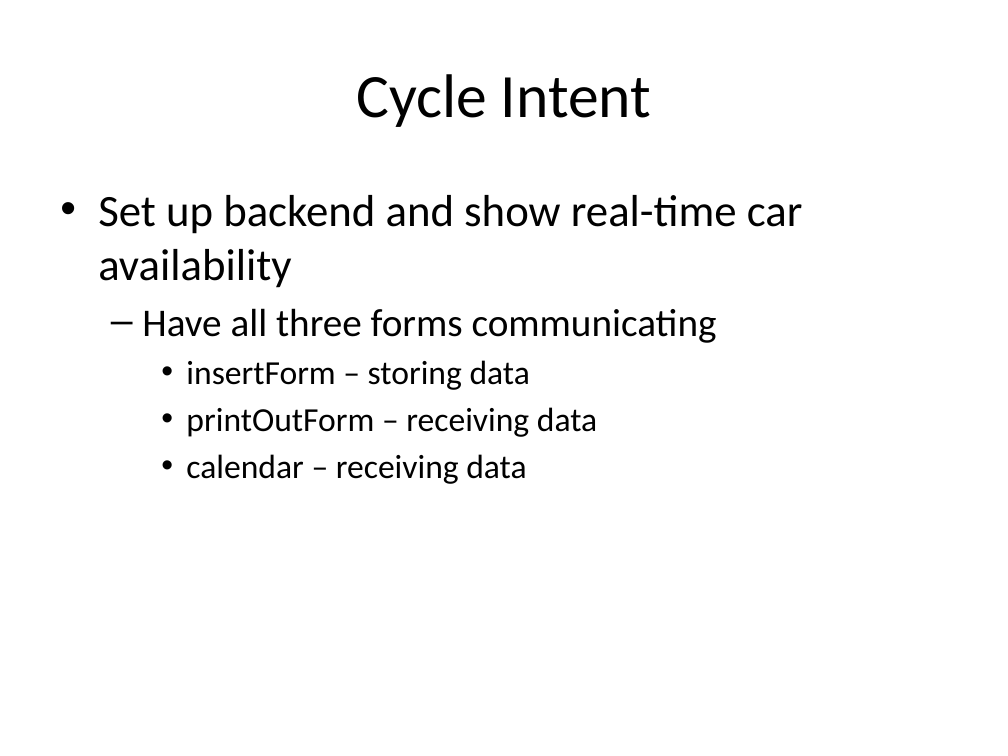
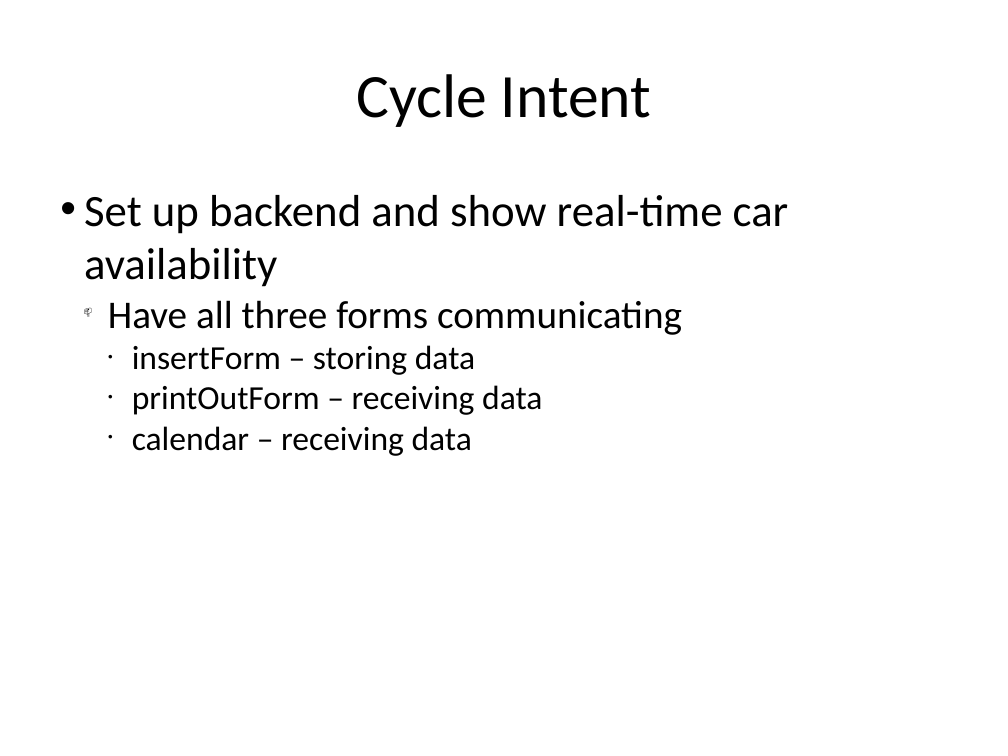
Before and after one commit to telepresencebot2/Transportation-For-Visually-Impaired, a slide deck: slide 3 of Cycle2DOC/CycleTwoPresentation.pptx. Drawn at 1008x756 pixels with LibreOffice and Linux fonts; fonts in the diff are those of the drawing; background and template pictures are left out. Boxes give left, top, right and bottom in pixels: in the first picture for what was removed or moved away, otherwise in the second. Text is boxed around its words. In the diff, an @@ line names an element or a change of style, - is before the commit and + after.

```diff
--- a/Cycle2DOC/CycleTwoPresentation.pptx
+++ b/Cycle2DOC/CycleTwoPresentation.pptx
@@ text "Set up backend and show ..." at <box>84,195,789,456</box>: indent changed; less space between paragraphs; bullet – to 📫; bullet • to ● @@
```
Also in this commit, not shown: 14 other slides changed.
